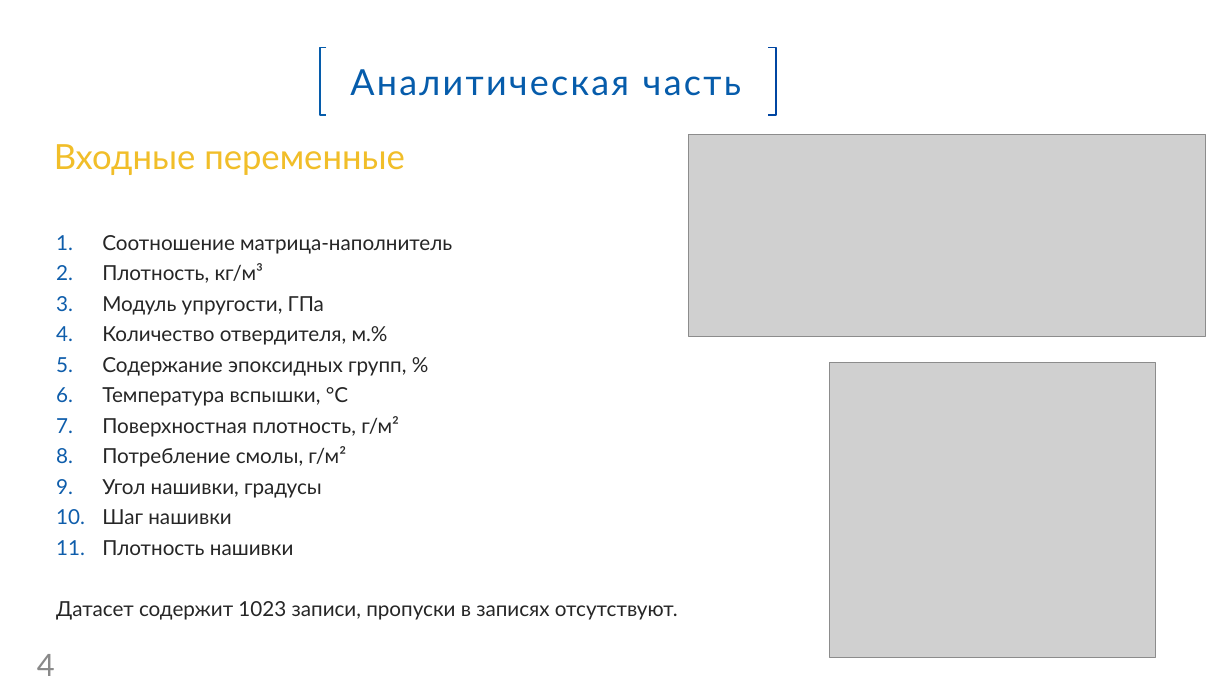
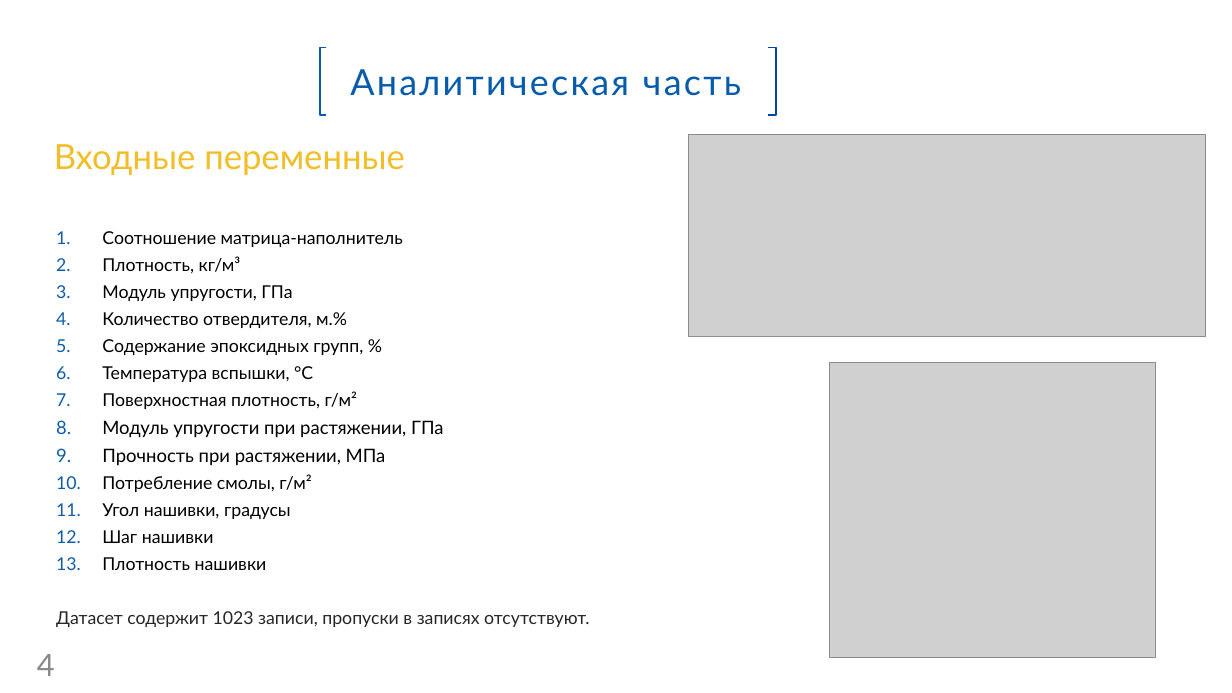
Before and after one commit to Sergeev-IT/diplom, a slide deck: slide 4 of ВКР_презентация.pptx. Drawn at 1232x693 pixels with LibreOffice and Linux fonts; fonts in the diff are those of the drawing; grey boxes stand for pictures; background and template pictures are left out. Boxes give left, top, right and bottom in pixels: in the first picture for what was removed or moved away, otherwise in the second. Text is boxed around its words. In the diff, an @@ line names an element or a change of style, - is before the commit and + after.

```diff
--- a/ВКР_презентация.pptx
+++ b/ВКР_презентация.pptx
@@ text at <box>56,231,589,627</box>: size 16.1 to 13.8 pt in "Соотношение матрица-наполнитель", "Плотность, кг/м³", "Модуль упругости, ГПа", "Количество отвердителя, м.%" and 8 more places; text colour #262626 to #000000 in "Соотношение матрица-наполнитель", "Плотность, кг/м³", "Модуль упругости, ГПа", "Количество отвердителя, м.%" and 7 more places; line spacing 0.84 to 0.82 @@
@@ text at <box>102,420,443,466</box>: paragraphs added @@
+8. Модуль упругости при растяжении, ГПа
+9. Прочность при растяжении, МПа
```
Also in this commit, not shown: 2 other files.
